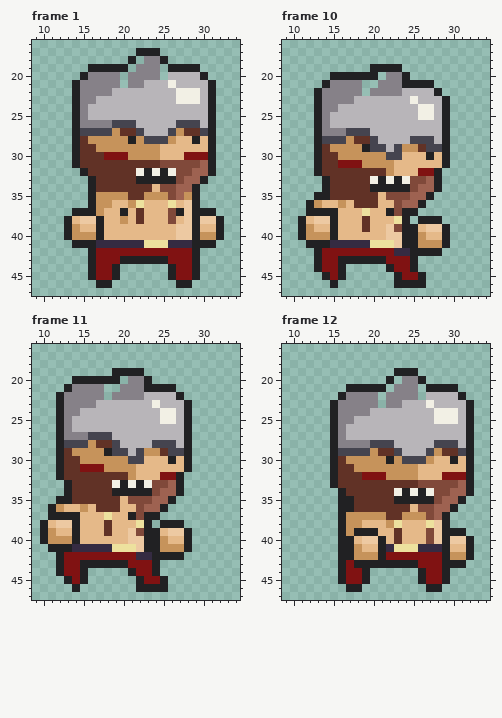
Two states of a pixel-art file, Assets/Smooz/Arts/Heroes/Animation/Damaged/Red_Basic_Damaged.aseprite. Above, as it was before the edit.
64x64 pixels, 12 frames. Shown: frame 1: x 9..34, y 16..47; frame 10: x 9..34, y 16..47; frame 11: x 9..34, y 16..47; frame 12: x 9..34, y 16..47. The commit also changed other frames, which this record leaves out.
Now the later version:
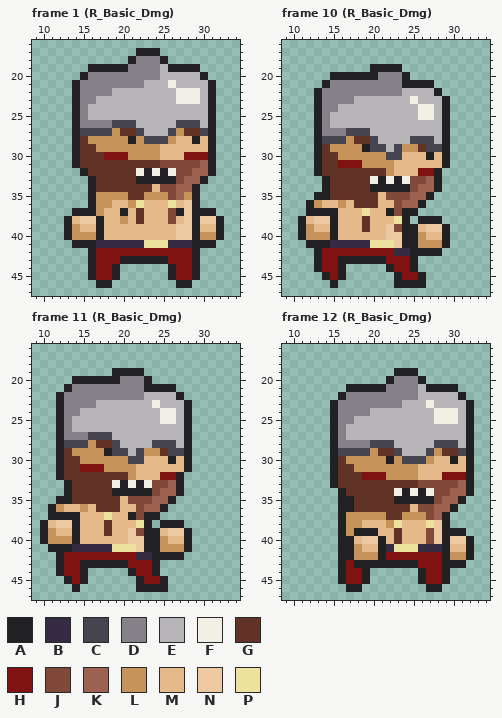
Palette (. is transparent): A #212123  B #352b42  C #45444f  D #868188  E #b8b5b9  F #f2f0e5  G #613226  H #801212  J #80493a  K #9e6251  L #c6935b  M #e5b989  N #edc9a2  P #ede19e
The exact change:
Changed rows in their new state; - is an unchanged pixel.
Frame 1 (R_Basic_Dmg), layer "Body":
first column x 20:
18 --D---
19 -D---E
20 D----E
21 D-----
Frame 10 (R_Basic_Dmg), layer "Body":
first column x 19:
20 --D
21 DD-
22 D--
Frame 11 (R_Basic_Dmg), layer "Body":
first column x 18:
20 --D
21 DD-
22 D--
Frame 12 (R_Basic_Dmg), layer "Body":
first column x 21:
20 --D---
21 -D---E
22 D----E
23 D-----
Pixel boxes of the changes (left, top, right, bottom) in both pictures:
added: (120, 56, 168, 88)
added: (362, 72, 386, 96)
added: (104, 376, 128, 400)
added: (378, 376, 426, 408)
